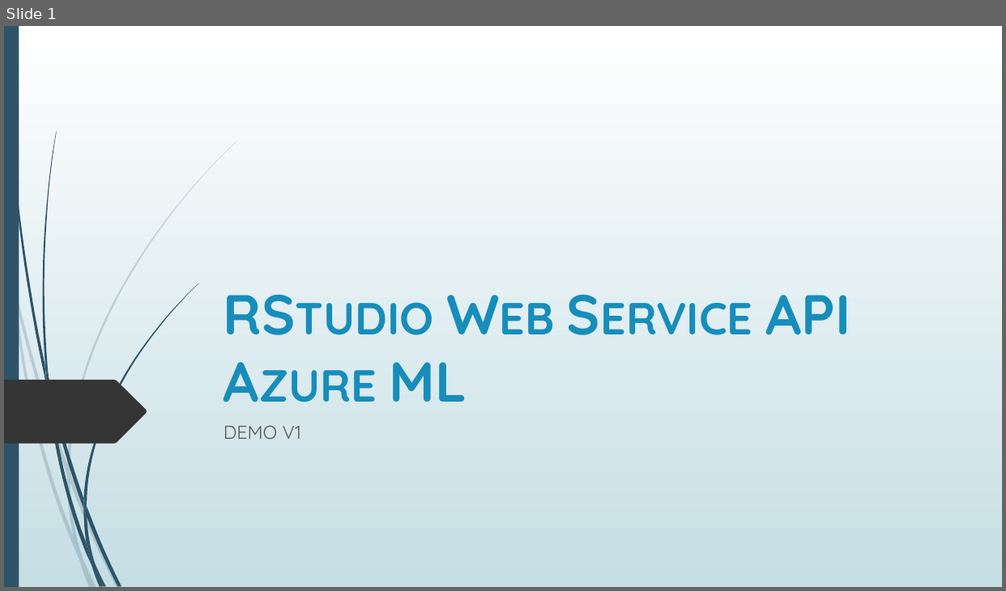
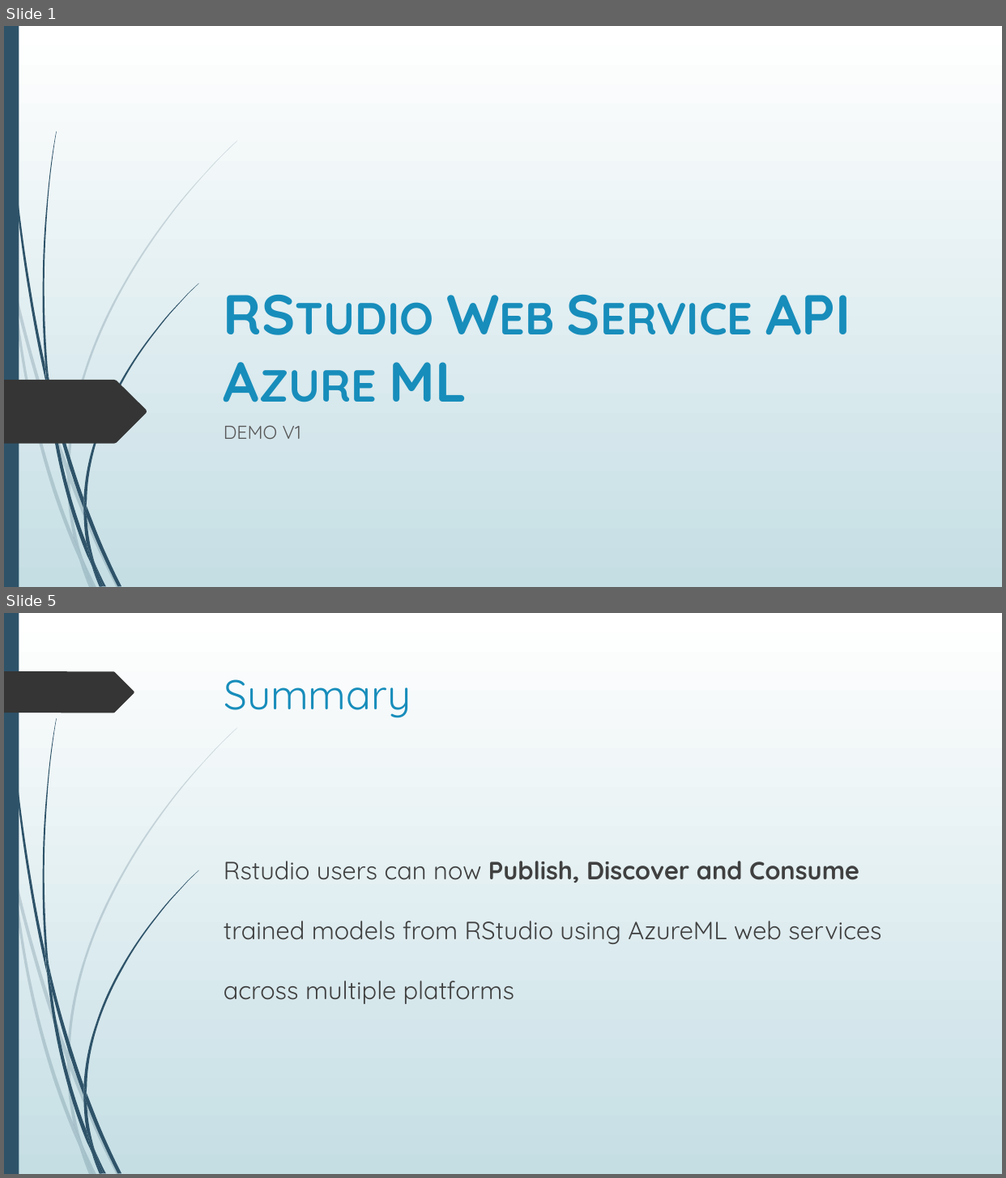
Before and after one commit to Azure/Azure-MachineLearning-ClientLibrary-R, a slide deck: demo/demo walkthrough.pptx. Shown one above the other, each under a label of ours: slide 1 before the commit, slides 1 and 5 after it; the slides between them are not shown. The pictures are 1006x591 and 1006x1178 pixels, drawn with LibreOffice and Linux fonts; fonts in the diff are those of the drawing. Boxes give left, top, right and bottom in pixels: in the first picture for what was removed or moved away, otherwise in the second. Text is boxed around its words. In the diff, an @@ line names an element or a change of style, - is before the commit and + after.

```diff
--- a/demo/demo walkthrough.pptx
+++ b/demo/demo walkthrough.pptx
@@ slide 5 added at (4, 613, 1002, 1174), background gradient #FFFFFF to #C5DEE5; not listed: 23 template elements that a slide beside it also shows @@
@@ freeform shape added at (4, 671, 134, 713), fill #353535 @@
@@ title added at (224, 679, 411, 718), 40 pt, text #178DBB @@
+Summary
@@ text added at (224, 861, 881, 1004), 24 pt, text #404040 @@
+Rstudio users can now Publish, Discover and Consume trained models from RStudio using AzureML web services across multiple platforms
```
Also in this commit, not shown: 1 slide changed, 2 other slides added, 6 slides removed.
